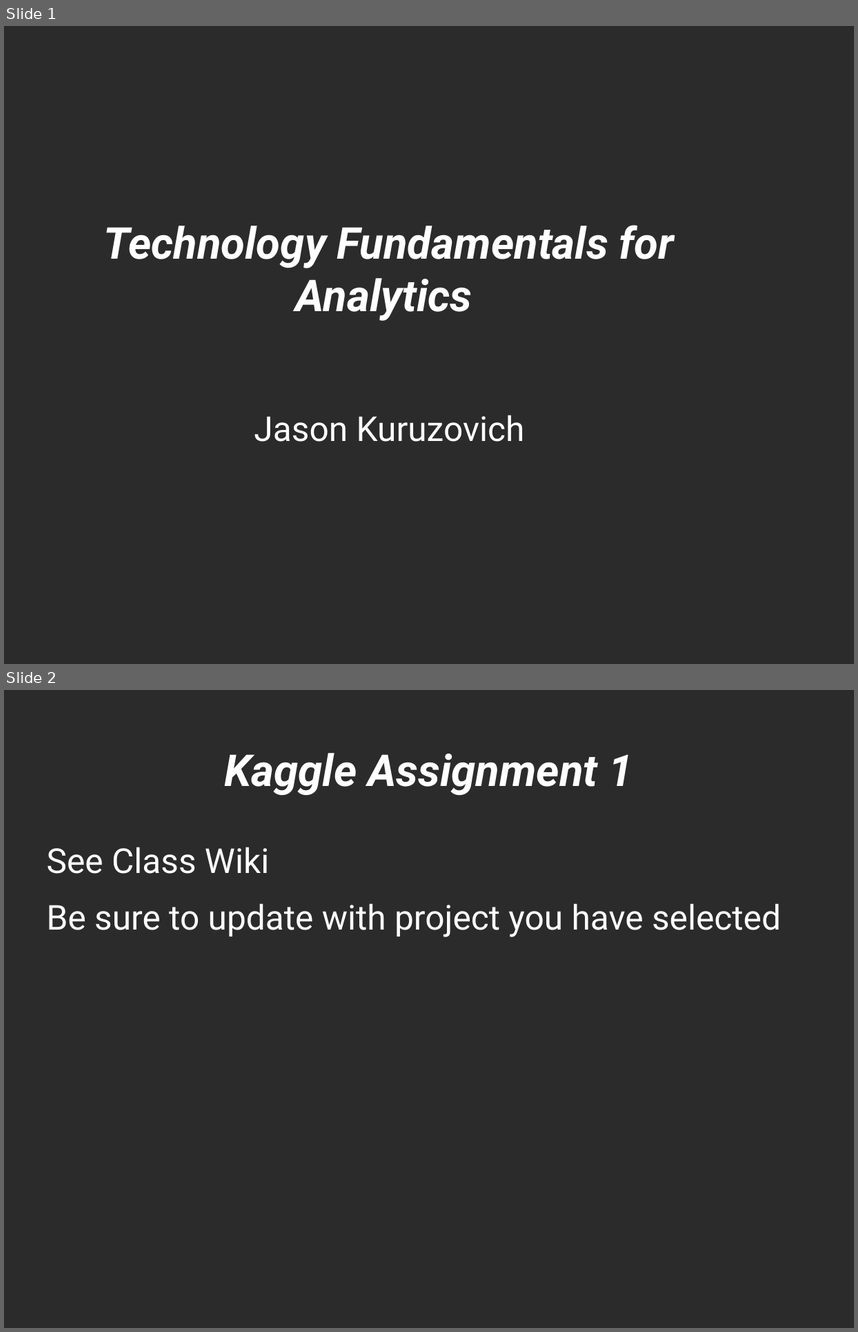
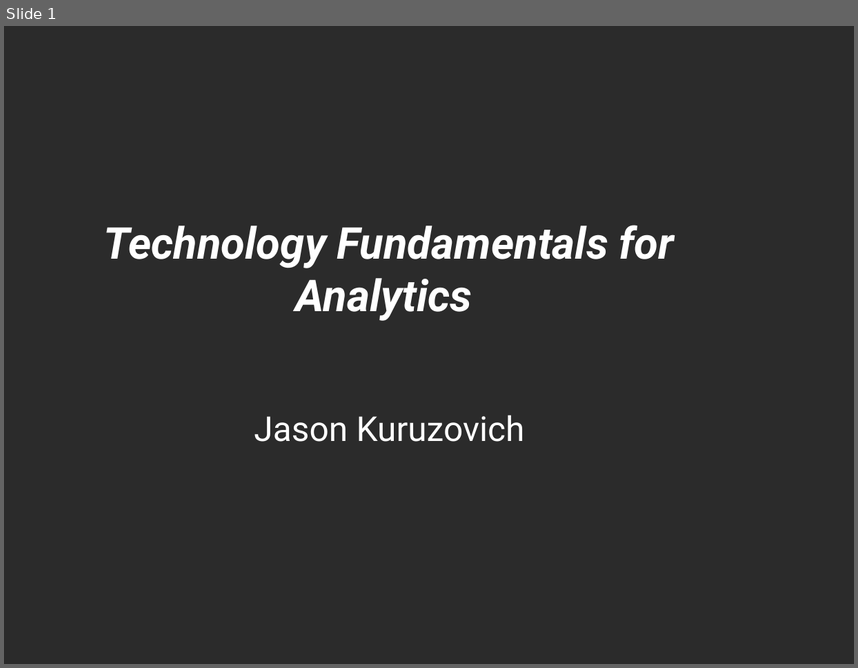
Before and after one commit to jkuruzovich/MGMT6963, a slide deck: presentations/4_introduction_to_models2.pptx. Shown one above the other, each under a label of ours: slides 1 and 2 before the commit, slide 1 after it. The pictures are 858x1332 and 858x668 pixels, drawn with LibreOffice and Linux fonts; fonts in the diff are those of the drawing; background and template pictures are left out; a plain dark background stands for a picture behind light text. Boxes give left, top, right and bottom in pixels: in the first picture for what was removed or moved away, otherwise in the second. Text is boxed around its words. In the diff, an @@ line names an element or a change of style, - is before the commit and + after.

```diff
--- a/presentations/4_introduction_to_models2.pptx
+++ b/presentations/4_introduction_to_models2.pptx
@@ slide 2 removed at (4, 690, 854, 1328), background picture (left out) @@
@@ title removed at (224, 753, 633, 796) @@
-Kaggle Assignment 1
@@ text removed at (47, 847, 781, 937) @@
-See Class Wiki
-Be sure to update with project you have selected
```
Also in this commit, not shown: 3 other files.
